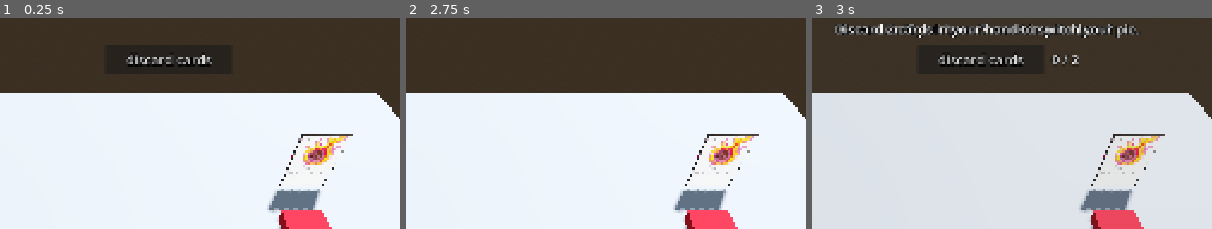
Above: before the commit, frames 1-3 (left to right).
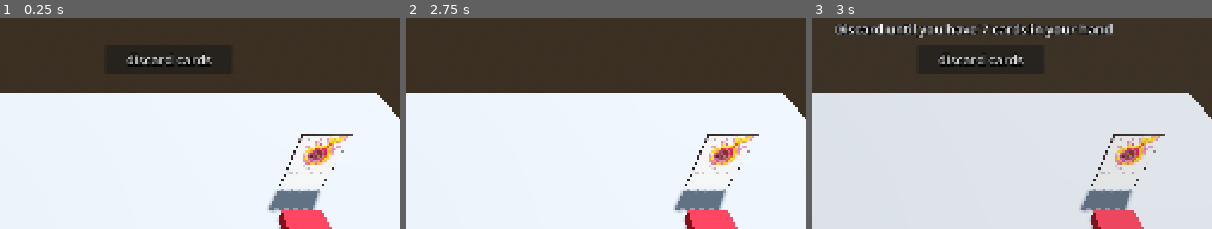
Above: after the commit, the same moments.

Repository: lumbers/poos
Game: Godot game, scene res://main_game.tscn
The game is run twice, just before and just after one commit, with the same random seed, the same clock (stepped at 60 frames per second) and the same inputs.
Inputs:
- Up to frame 1 (0.25 s): no input
- Up to frame 2 (2.75 s): click "end turn" at 0.5 s; click "discard cards" at 1.25 s; click "end turn" at 2 s
- Up to frame 3 (3 s): click "end turn" at 2.75 s
The pictures show only the part of the screen within x 30-80%, y 0-50%; the shares and areas given below are measured in that part.

Frames 1-2 are identical in both runs. In frame 3, 2.3% of the frame differs, in the area x 18-82%, y 2-22%.

Commit message:
error madness

Diff:
--- a/main_game.gd
+++ b/main_game.gd
@@ -37,6 +37,14 @@
 @onready var end_turn_button = $UI/HUD/EndTurnButton
 @onready var preview_panel = $UI/CardPreviewPanel
 
+@onready var discard_title = $UI/DiscardOverlay/DiscardTitle
+@onready var discard_counter = $UI/DiscardOverlay/DiscardCounter
+
+# --- NEW FIELD SELECTION TRACKERS ---
+var selected_field_pie: Node3D = null
+var target_field_pie: Node3D = null
+var target_ghost_slot: Node3D = null
+
 # --- NEW DISCARD PHASE UI HOOKUPS ---
 @onready var discard_overlay = $UI/DiscardOverlay
 @onready var confirm_discard_button = $UI/ConfirmDiscardButton
@@ -73,6 +81,9 @@
 	get_viewport().physics_object_picking = true
 	deck_3d.deck_clicked.connect(_on_deck_clicked)
 	end_turn_button.pressed.connect(_on_end_turn_pressed)
+
+	if free_move_up_button:
+		free_move_up_button.pressed.connect(execute_free_move_up)
 
 	if confirm_discard_button:
 		confirm_discard_button.pressed.connect(_on_confirm_discard_pressed)
@@ -267,6 +278,7 @@
 		marked_for_discard.clear()
 		if discard_overlay:
 			discard_overlay.visible = true
+			update_discard_ui_counters()
 		if confirm_discard_button:
 			confirm_discard_button.visible = true
 	else:
@@ -284,6 +296,8 @@
 		marked_for_discard.append(card_node)
 		if card_node.has_method("set_discard_highlight"):
 			card_node.set_discard_highlight(true)
+
+	update_discard_ui_counters()
 
 # --- NEW CONFIRM SELECTION BURNING ANIMATION ---
 func _on_confirm_discard_pressed():
@@ -537,6 +551,7 @@
 	marked_for_discard.clear()
 
 	if discard_overlay: discard_overlay.visible = true
+	update_discard_ui_counters()
 	if confirm_discard_button: confirm_discard_button.visible = true
 
 func _unhandled_input(event: InputEvent):
@@ -557,3 +572,100 @@
 
 	if discard_overlay: discard_overlay.visible = false
 	if confirm_discard_button: confirm_discard_button.visible = false
+
+# ==========================================================
+# 🔄 FIELD SWITCHING & MOVEMENT LOGIC
+# ==========================================================
+
+func handle_field_pie_clicked(pie: Node3D):
+	if is_discard_phase: return # No selecting field pieces while discarding!
+
+	# Clicking the same pie twice deselects it
+	if selected_field_pie == pie:
+		clear_field_selection()
+		return
+
+	# First click: Select the starting pie
+	if selected_field_pie == null:
+		selected_field_pie = pie
+		pie.set_selection_highlight(true)
+		set_ghost_slots_visible(true, true) # Reveal destinations
+
+		# Check for FREE move: Is it on the bench, and is Active empty?
+		if active_slot_card == null and bench_slot_cards.has(pie):
+			if free_move_up_button: free_move_up_button.visible = true
+
+	# Second click: Select a target pie to swap with
+	else:
+		if target_field_pie != null:
+			target_field_pie.set_selection_highlight(false) # Clear old target
+
+		target_field_pie = pie
+		target_ghost_slot = null
+		pie.set_selection_highlight(true)
+		evaluate_switch_validity()
+
+func handle_ghost_slot_clicked(slot: Node3D):
+	# You must have selected a pie first to target an empty slot!
+	if selected_field_pie != null:
+		target_ghost_slot = slot
+		if target_field_pie != null:
+			target_field_pie.set_selection_highlight(false)
+			target_field_pie = null
+		evaluate_switch_validity()
+
+func evaluate_switch_validity():
+	if switch_button: switch_button.visible = false
+	if free_move_up_button: free_move_up_button.visible = false
+
+	var is_start_active = (selected_field_pie == active_slot_card)
+	var is_target_active = false
+
+	if target_field_pie != null:
+		is_target_active = (target_field_pie == active_slot_card)
+	elif target_ghost_slot != null:
+		is_target_active = target_ghost_slot.is_active_slot
+
+	# A paid switch is ONLY valid if exactly one side of the equation involves the Active Slot
+	if (is_start_active and not is_target_active) or (not is_start_active and is_target_active):
+		if switch_button: switch_button.visible = true
+
+func clear_field_selection():
+	if selected_field_pie: selected_field_pie.set_selection_highlight(false)
+	if target_field_pie: target_field_pie.set_selection_highlight(false)
+
+	selected_field_pie = null
+	target_field_pie = null
+	target_ghost_slot = null
+
+	if switch_button: switch_button.visible = false
+	if free_move_up_button: free_move_up_button.visible = false
+	set_ghost_slots_visible(false, true)
+
+func execute_free_move_up():
+	print("Executing Free Move to Active Slot!")
+	if selected_field_pie != null:
+		# Remove from bench array
+		for i in range(bench_slot_cards.size()):
+			if bench_slot_cards[i] == selected_field_pie:
+				bench_slot_cards[i] = null
+				break
+		# Assign to active
+		active_slot_card = selected_field_pie
+
+		# Animate
+		var tween = create_tween()
+		tween.tween_property(selected_field_pie, "global_position", active_slot_marker.global_position + Vector3(0, 0.02, 0), 0.3)
+
+	clear_field_selection()
+
+# --- UPDATE DISCARD TEXT UI ---
+func update_discard_ui_counters():
+	if current_discard_mode == DiscardMode.SWITCHING:
+		if discard_title: discard_title.text = "Discard 2 cards to switch your pie"
+		if discard_counter:
+			discard_counter.text = str(marked_for_discard.size()) + " / 2"
+			discard_counter.visible = true
+	elif current_discard_mode == DiscardMode.HAND_LIMIT:
+		if discard_title: discard_title.text = "Discard until you have 7 cards in your hand"
+		if discard_counter: discard_counter.visible = false # Hide counter for standard limit
